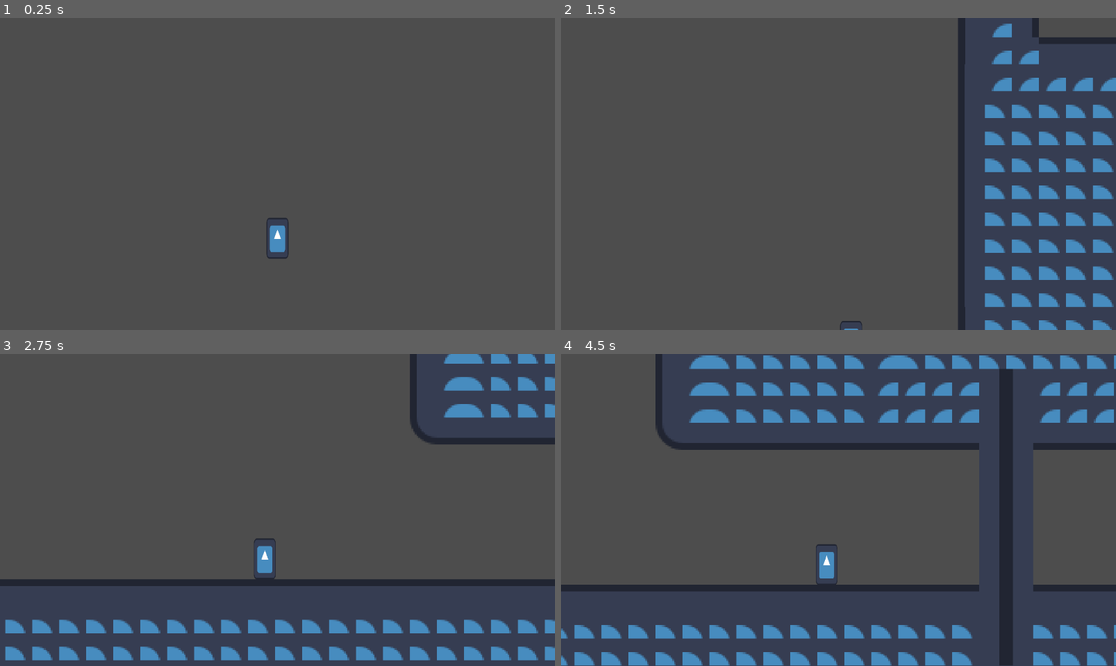
Above: before the commit, frames 1-4 (two rows, left to right).
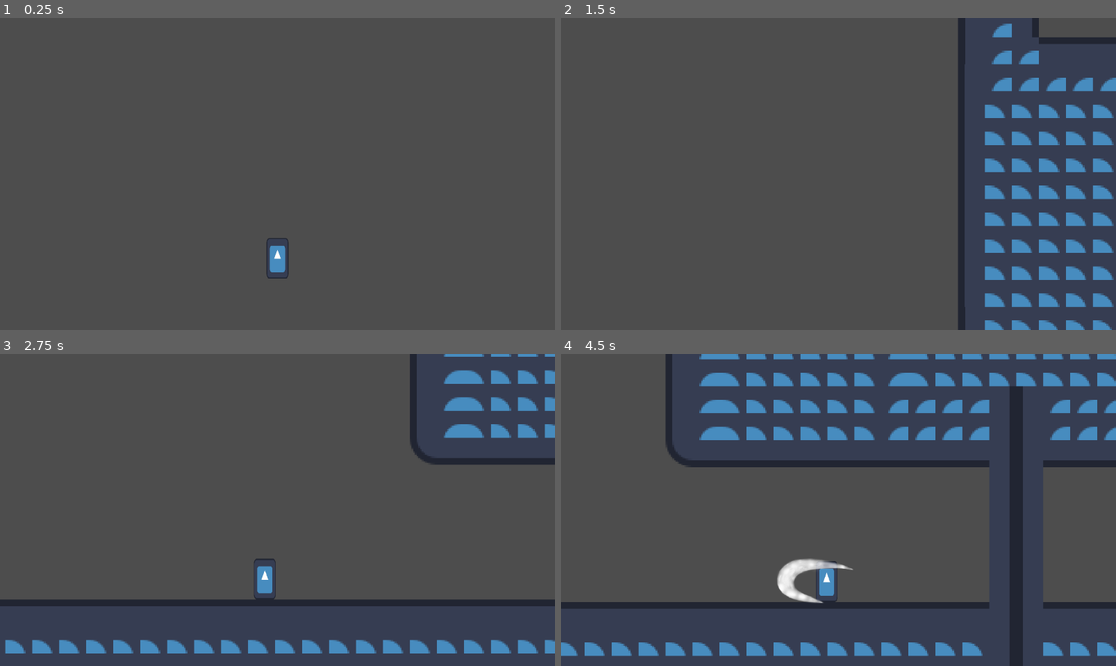
Above: after the commit, the same moments.

Repository: FanaticWorksGames/hollow-knight
Game: Godot game, scene res://assets/Scenes/main.tscn
Same seed, same stepped clock (60 frames per second), same inputs: the game is played once before the commit and once after it. The engine's default icon, where the game draws it, is replaced by a stand-in: a white triangle on a blue panel in a dark square.
Inputs:
- Up to frame 1 (0.25 s): no input
- Up to frame 2 (1.5 s): tap Enter (ui_accept) at 0.5, 0.77 s; hold Right (ui_right) from 0.53 s (still down); tap , (ui_attack) at 0.6, 1.35 s
- Up to frame 3 (2.75 s): tap Enter (ui_accept) at 1.52 s; release Right (ui_right) at 2.03 s; hold Left (ui_left) from 2.03 s (still down); tap , (ui_attack) at 2.1 s
- Up to frame 4 (4.5 s): release Left (ui_left) at 2.78 s; hold Right (ui_right) 2.78-4.28 s; tap , (ui_attack) at 2.85, 3.6, 4.35 s; tap Enter (ui_accept) at 3.02, 3.77 s; hold Left (ui_left) from 4.28 s (still down)

The runs differ from the first frame. In frame 1, 0.5% of the frame differs, in the area x 48-52%, y 64-84%; in frame 2, less than 0.1%; in frame 3, 14%; in frame 4, 30%, in the area x 0-100%, y 0-100%.

Commit message:
feat: Add player attack scenes, SFX and logic
Implement a basic player attack system: add four attack scenes (left, right, up, pogo) with sprites, collision polygons, short timers to auto-free, and an attack sound (raw and imported). Update player.gd to preload the attack scenes, track last look direction, and spawn the appropriate attack instance on ui_attack (with up/down overrides). Adjusted player.tscn capsule height and sprite/collision positions to match the player changes. Set collision_layer on bicho_suelo_1 CharacterBody2D and its Area2D. Also include project/main scene updates and project.godot changes to wire the new assets.

Diff:
--- a/assets/GameObjects/bicho_suelo_1.tscn
+++ b/assets/GameObjects/bicho_suelo_1.tscn
@@ -36,6 +36,7 @@
 height = 26.0
 
 [node name="Bicho Suelo 1" type="CharacterBody2D" unique_id=935425975]
+collision_layer = 4
 script = ExtResource("1_0xmha")
 speed = 0.5
 
@@ -51,6 +52,7 @@
 shape = SubResource("CapsuleShape2D_4gp23")
 
 [node name="Area2D" type="Area2D" parent="." unique_id=1148539072]
+collision_layer = 4
 
 [node name="CollisionShape2D" type="CollisionShape2D" parent="Area2D" unique_id=1155253274]
 position = Vector2(1, -6)
--- a/assets/GameObjects/player.gd
+++ b/assets/GameObjects/player.gd
@@ -2,7 +2,12 @@
 
 @export var SPEED = 150.0
 @export var JUMP_VELOCITY = -200.0
+const ATTACK_LEFT = preload("uid://vc68yhltylc4")
+const ATTACK_RIGHT = preload("uid://bfp3eugthmg5o")
+const ATTACK_UP = preload("uid://de7hmjxjkjirs")
+const ATTACK_POGO = preload("uid://bpvgfb6hih3o1")
 
+var last_dir_looked = 1
 
 func _physics_process(delta: float) -> void:
 	# Add the gravity.
@@ -20,8 +25,20 @@
 		velocity.x = direction * SPEED
 	else:
 		velocity.x = move_toward(velocity.x, 0, SPEED)
+	if velocity.x != 0:
+		last_dir_looked = velocity.x
 
 	move_and_slide()
+
+	if Input.is_action_just_pressed("ui_attack"):
+		if Input.is_action_pressed("ui_down"):
+			add_child(ATTACK_POGO.instantiate(), true)
+		elif Input.is_action_pressed("ui_up"):
+			add_child(ATTACK_UP.instantiate(), true)
+		elif last_dir_looked < 0:
+			add_child(ATTACK_LEFT.instantiate(), true)
+		elif last_dir_looked > 0:
+			add_child(ATTACK_RIGHT.instantiate(), true)
 
 func kill():
 	print_debug("You ded :(")
--- a/assets/GameObjects/player.tscn
+++ b/assets/GameObjects/player.tscn
@@ -20,18 +20,17 @@
 
 [sub_resource type="CapsuleShape2D" id="CapsuleShape2D_xpqup"]
 radius = 6.0
-height = 18.0
+height = 22.0
 
 [node name="Player" type="CharacterBody2D" unique_id=1660304152]
 script = ExtResource("1_84ryv")
 
 [node name="AnimatedSprite2D" type="AnimatedSprite2D" parent="." unique_id=1060473008]
-position = Vector2(0, -12.9326935)
+position = Vector2(0, -0.99999994)
 scale = Vector2(0.10156251, 0.18855168)
 sprite_frames = SubResource("SpriteFrames_biivv")
 animation = &"idle"
 autoplay = "idle"
 
 [node name="CollisionShape2D" type="CollisionShape2D" parent="." unique_id=1300604193]
-position = Vector2(0, -10)
 shape = SubResource("CapsuleShape2D_xpqup")
--- /dev/null
+++ b/assets/Scenes/attack_Up.tscn
@@ -0,0 +1,41 @@
+[gd_scene format=3 uid="uid://de7hmjxjkjirs"]
+
+[ext_resource type="Texture2D" uid="uid://c5mawu0qib7o0" path="res://assets/Sprites/attacks.png" id="1_rhnqu"]
+[ext_resource type="AudioStream" uid="uid://c5cbqvblc5qe5" path="res://assets/SFX/attack_sound.mp3" id="2_46cab"]
+
+[sub_resource type="GDScript" id="GDScript_wlqp6"]
+script/source = "extends Timer
+
+func _on_timeout() -> void:
+	get_parent().queue_free()
+"
+
+[node name="AttackPogo" type="Marker2D" unique_id=1970116816]
+scale = Vector2(0.15, 0.15)
+gizmo_extents = 27.5
+
+[node name="Sprite2D" type="Sprite2D" parent="." unique_id=1907452460]
+position = Vector2(-20, -130)
+texture = ExtResource("1_rhnqu")
+offset = Vector2(14.83, 0)
+region_enabled = true
+region_rect = Rect2(295, 274, 149, 173)
+
+[node name="Area2D" type="Area2D" parent="Sprite2D" unique_id=1412580181]
+position = Vector2(20, -6.6666665)
+collision_layer = 2
+collision_mask = 20
+
+[node name="CollisionPolygon2D" type="CollisionPolygon2D" parent="Sprite2D/Area2D" unique_id=1653275139]
+polygon = PackedVector2Array(66.666664, 89.99999, 40, 16.666656, 13.333333, -23.333344, 0, -30, -26.666666, -30, -53.333332, -3.3333435, -73.33333, 56.666656, -80, 49.999992, -73.33333, -10, -53.333332, -56.66667, -26.666666, -76.66667, -6.6666665, -76.66667, 6.6666665, -76.66667, 26.666666, -63.333344, 40, -43.333344, 60, -3.3333435, 66.666664, 36.666656)
+
+[node name="AttackSound" type="AudioStreamPlayer" parent="Sprite2D" unique_id=428336971]
+stream = ExtResource("2_46cab")
+autoplay = true
+
+[node name="Timer" type="Timer" parent="." unique_id=1917084237]
+wait_time = 0.2
+autostart = true
+script = SubResource("GDScript_wlqp6")
+
+[connection signal="timeout" from="Timer" to="Timer" method="_on_timeout"]
--- /dev/null
+++ b/assets/Scenes/attack_left.tscn
@@ -0,0 +1,41 @@
+[gd_scene format=3 uid="uid://vc68yhltylc4"]
+
+[ext_resource type="Texture2D" uid="uid://c5mawu0qib7o0" path="res://assets/Sprites/attacks.png" id="1_k3xa2"]
+[ext_resource type="AudioStream" uid="uid://c5cbqvblc5qe5" path="res://assets/SFX/attack_sound.mp3" id="2_wlqp6"]
+
+[sub_resource type="GDScript" id="GDScript_wlqp6"]
+script/source = "extends Timer
+
+func _on_timeout() -> void:
+	get_parent().queue_free()
+"
+
+[node name="AttackLeft" type="Marker2D" unique_id=1970116816]
+scale = Vector2(0.15, 0.15)
+gizmo_extents = 27.5
+
+[node name="Sprite2D" type="Sprite2D" parent="." unique_id=1907452460]
+position = Vector2(-60, -10)
+texture = ExtResource("1_k3xa2")
+offset = Vector2(14.83, 0)
+region_enabled = true
+region_rect = Rect2(17, 15, 303, 178)
+
+[node name="Area2D" type="Area2D" parent="Sprite2D" unique_id=1412580181]
+collision_layer = 2
+collision_mask = 20
+
+[node name="CollisionPolygon2D" type="CollisionPolygon2D" parent="Sprite2D/Area2D" unique_id=1757096918]
+visible = false
+polygon = PackedVector2Array(166, -44, 70, -79, 2, -89, -70, -82, -105, -66, -137, -17, -135, 18, -116, 49, -70, 74, -21, 86, 52, 89, -12, 60, -60, 32, -69, 8, -62, -18, -33, -38, 29, -49, 99, -52)
+
+[node name="AttackSound" type="AudioStreamPlayer" parent="Sprite2D" unique_id=428336971]
+stream = ExtResource("2_wlqp6")
+autoplay = true
+
+[node name="Timer" type="Timer" parent="." unique_id=1917084237]
+wait_time = 0.2
+autostart = true
+script = SubResource("GDScript_wlqp6")
+
+[connection signal="timeout" from="Timer" to="Timer" method="_on_timeout"]
--- /dev/null
+++ b/assets/Scenes/attack_pogo.tscn
@@ -0,0 +1,41 @@
+[gd_scene format=3 uid="uid://bpvgfb6hih3o1"]
+
+[ext_resource type="Texture2D" uid="uid://c5mawu0qib7o0" path="res://assets/Sprites/attacks.png" id="1_n8cg6"]
+[ext_resource type="AudioStream" uid="uid://c5cbqvblc5qe5" path="res://assets/SFX/attack_sound.mp3" id="2_grt28"]
+
+[sub_resource type="GDScript" id="GDScript_wlqp6"]
+script/source = "extends Timer
+
+func _on_timeout() -> void:
+	get_parent().queue_free()
+"
+
+[node name="AttackPogo" type="Marker2D" unique_id=1970116816]
+scale = Vector2(0.15, 0.15)
+gizmo_extents = 27.5
+
+[node name="Sprite2D" type="Sprite2D" parent="." unique_id=1907452460]
+position = Vector2(-20, 80)
+texture = ExtResource("1_n8cg6")
+offset = Vector2(14.83, 0)
+region_enabled = true
+region_rect = Rect2(71, 256, 141, 188)
+
+[node name="Area2D" type="Area2D" parent="Sprite2D" unique_id=1412580181]
+position = Vector2(20, -6.6666665)
+collision_layer = 2
+collision_mask = 20
+
+[node name="CollisionPolygon2D" type="CollisionPolygon2D" parent="Sprite2D/Area2D" unique_id=1454351964]
+polygon = PackedVector2Array(-53.333332, -46.666668, -53.333332, -13.333333, -40, 26.666666, -13.333333, 46.666664, 13.333333, 46.666664, 40, 26.666666, 46.666664, -13.333333, 40, -60, 40, -86.666664, 53.333332, -53.333332, 66.666664, -6.6666665, 66.666664, 33.333332, 53.333332, 66.666664, 33.333332, 93.333336, 6.6666665, 100, -33.333332, 93.333336, -60, 59.999996, -73.33333, 6.6666665, -73.33333, -46.666668)
+
+[node name="AttackSound" type="AudioStreamPlayer" parent="Sprite2D" unique_id=428336971]
+stream = ExtResource("2_grt28")
+autoplay = true
+
+[node name="Timer" type="Timer" parent="." unique_id=1917084237]
+wait_time = 0.2
+autostart = true
+script = SubResource("GDScript_wlqp6")
+
+[connection signal="timeout" from="Timer" to="Timer" method="_on_timeout"]
--- /dev/null
+++ b/assets/Scenes/attack_right.tscn
@@ -0,0 +1,40 @@
+[gd_scene format=3 uid="uid://bfp3eugthmg5o"]
+
+[ext_resource type="Texture2D" uid="uid://c5mawu0qib7o0" path="res://assets/Sprites/attacks.png" id="1_e1fga"]
+[ext_resource type="AudioStream" uid="uid://c5cbqvblc5qe5" path="res://assets/SFX/attack_sound.mp3" id="2_th0fu"]
+
+[sub_resource type="GDScript" id="GDScript_wlqp6"]
+script/source = "extends Timer
+
+func _on_timeout() -> void:
+	get_parent().queue_free()
+"
+
+[node name="AttackRight" type="Marker2D" unique_id=1970116816]
+scale = Vector2(0.15, 0.15)
+gizmo_extents = 27.5
+
+[node name="Sprite2D" type="Sprite2D" parent="." unique_id=1907452460]
+position = Vector2(60, -10)
+texture = ExtResource("1_e1fga")
+offset = Vector2(14.83, 0)
+region_enabled = true
+region_rect = Rect2(359, 13, 302, 178)
+
+[node name="Area2D" type="Area2D" parent="Sprite2D" unique_id=1412580181]
+collision_layer = 2
+collision_mask = 20
+
+[node name="CollisionPolygon2D" type="CollisionPolygon2D" parent="Sprite2D/Area2D" unique_id=1118454175]
+polygon = PackedVector2Array(-130, -43.333332, -83.333336, -50, -36.66667, -50, 29.999996, -43.333332, 70, -30, 90, -16.666666, 96.66666, 3.3333335, 96.66666, 23.333332, 83.33333, 36.666664, 63.333324, 50, 29.999996, 63.333332, -23.333338, 90, 43.333324, 83.33333, 96.66666, 76.666664, 143.33333, 50, 163.33333, 16.666666, 163.33333, -30, 123.33333, -70, 76.66666, -83.33333, 9.999996, -83.33333, -50.000004, -76.666664, -90, -63.33333)
+
+[node name="AttackSound" type="AudioStreamPlayer" parent="Sprite2D" unique_id=428336971]
+stream = ExtResource("2_th0fu")
+autoplay = true
+
+[node name="Timer" type="Timer" parent="." unique_id=1917084237]
+wait_time = 0.2
+autostart = true
+script = SubResource("GDScript_wlqp6")
+
+[connection signal="timeout" from="Timer" to="Timer" method="_on_timeout"]
--- a/assets/Scenes/main.tscn
+++ b/assets/Scenes/main.tscn
@@ -219,7 +219,7 @@
 tile_set = SubResource("TileSet_dwccm")
 
 [node name="TileMapLayer" type="TileMapLayer" parent="." unique_id=1758675135]
-tile_map_data = PackedByteArray("AAASAAAAAAAHAAEAAAASAAIAAAA …(258736 unchanged characters)… HAAUAAADr/5X/AAAHAAUAAADq//X/AAAGAAEAAAA=")
+tile_map_data = PackedByteArray("AAASAAAAAAAHAAEAAAASAAIAAAA …(258736 unchanged characters)… HAAUAAADr/5X/AAAHAAUAAADq//X/AAAGAAEAAAASAJH/AAABAAEAAAA=")
 tile_set = SubResource("TileSet_w34p4")
 
 [node name="Main Music" type="AudioStreamPlayer" parent="." unique_id=938228552]
--- a/project.godot
+++ b/project.godot
@@ -55,11 +55,27 @@
 , Object(InputEventKey,"resource_local_to_scene":false,"resource_name":"","device":-1,"window_id":0,"alt_pressed":false …(183 unchanged characters)…
 ]
 }
+ui_down={
+"deadzone": 0.5,
+"events": [Object(InputEventKey,"resource_local_to_scene":false,"resource_name":"","device":0,"window_id":0,"alt_pressed":false,"shift_pressed":false,"ctrl_pressed":false,"meta_pressed":false,"pressed":false,"keycode":4194322,"physical_keycode":0,"key_label":0,"unicode":0,"location":0,"echo":false,"script":null)
+, Object(InputEventJoypadButton,"resource_local_to_scene":false,"resource_name":"","device":-1,"button_index":12,"pressure":0.0,"pressed":false,"script":null)
+, Object(InputEventJoypadMotion,"resource_local_to_scene":false,"resource_name":"","device":-1,"axis":1,"axis_value":1.0,"script":null)
+, Object(InputEventKey,"resource_local_to_scene":false,"resource_name":"","device":-1,"window_id":0,"alt_pressed":false,"shift_pressed":false,"ctrl_pressed":false,"meta_pressed":false,"pressed":false,"keycode":0,"physical_keycode":83,"key_label":0,"unicode":115,"location":0,"echo":false,"script":null)
+]
+}
 ui_attack={
 "deadzone": 0.2,
 "events": [Object(InputEventKey,"resource_local_to_scene":false,"resource_name":"","device":-1,"window_id":0,"alt_press …(191 unchanged characters)…
 ]
 }
+
+[layer_names]
+
+2d_physics/layer_1="Player"
+2d_physics/layer_2="PlayerAttack"
+2d_physics/layer_3="Enemy"
+2d_physics/layer_4="EnemyAttack"
+2d_physics/layer_5="Wall"
 
 [physics]
 
Not shown, added: assets/SFX/attack_sound.mp3.import
Not shown, added: assets/SFX/raw_attack_sound.mp3.import
Binary file added: assets/Sprites/attacks.png
Not shown, added: assets/Sprites/attacks.png.import
Not shown, added: assets/SFX/attack_sound.mp3
Not shown, added: assets/SFX/raw_attack_sound.mp3
